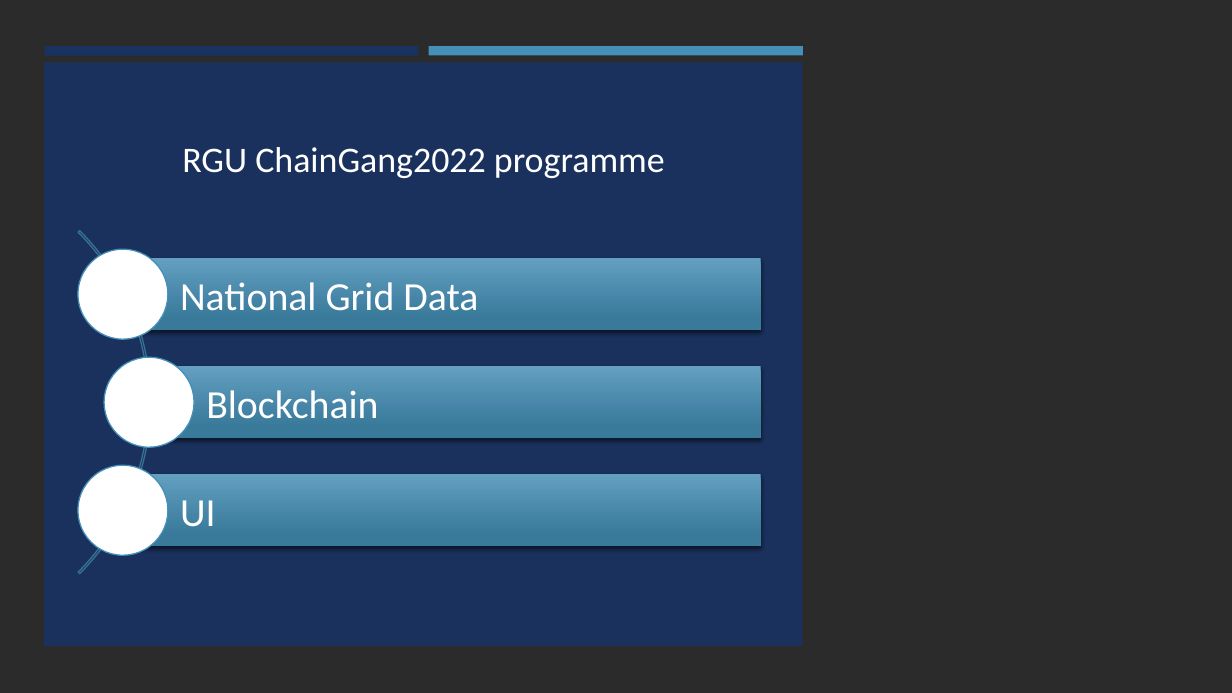
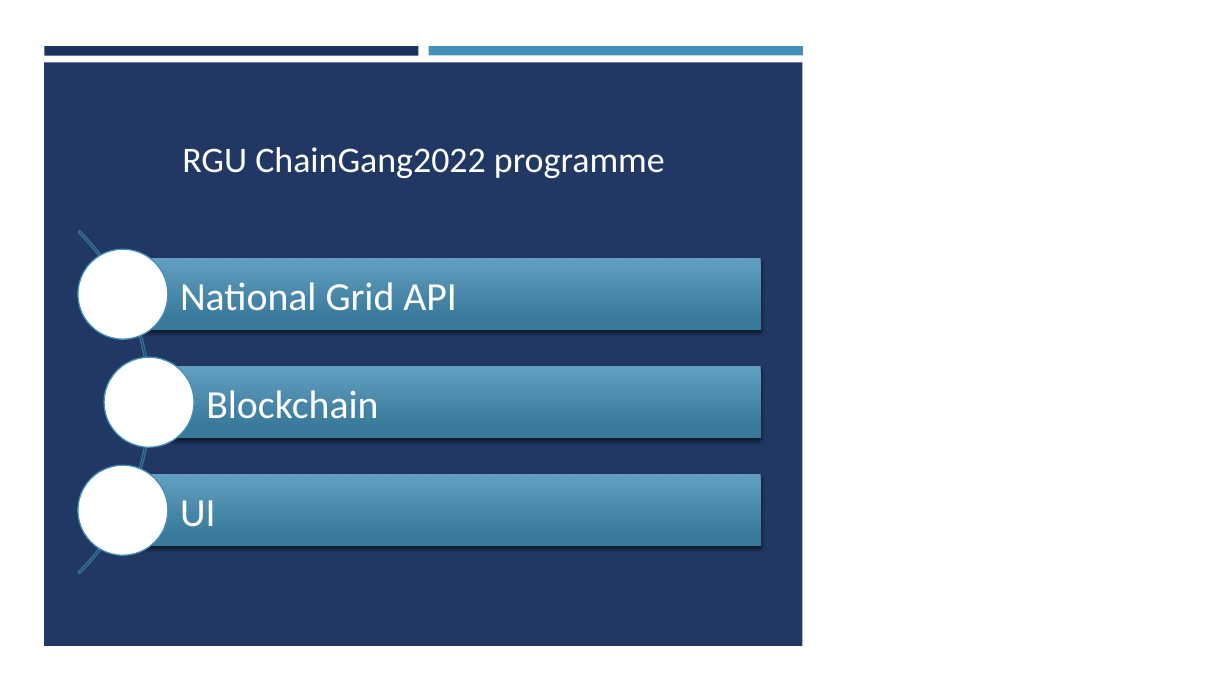
Before and after one commit to RGUChainGang2022/ReactFrontend, a slide deck: slide 13 of Blockchain.pptx (slide 11 before the commit). Drawn at 1232x693 pixels with LibreOffice and Linux fonts; fonts in the diff are those of the drawing; background and template pictures are left out; a plain dark background stands for a picture behind light text. Boxes give left, top, right and bottom in pixels: in the first picture for what was removed or moved away, otherwise in the second. Text is boxed around its words. In the diff, an @@ line names an element or a change of style, - is before the commit and + after.

```diff
--- a/Blockchain.pptx
+++ b/Blockchain.pptx
@@ background picture (left out) to #FFFFFF @@
@@ text at (180,282,457,310): text changed @@
-National Grid Data
+National Grid API
```
Also in this commit, not shown: 3 other slides changed, 2 slides added, 1 slide removed.
